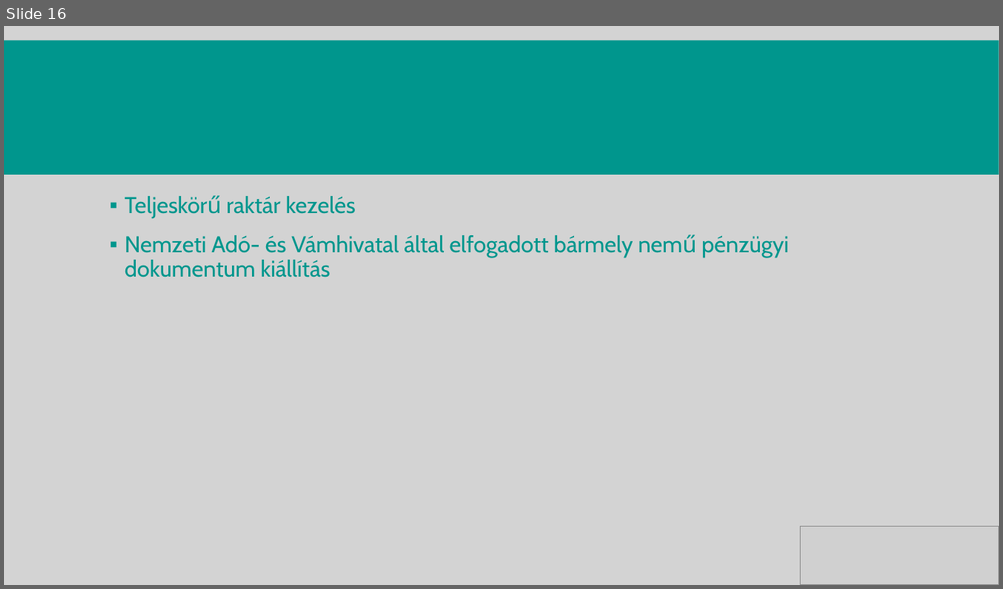
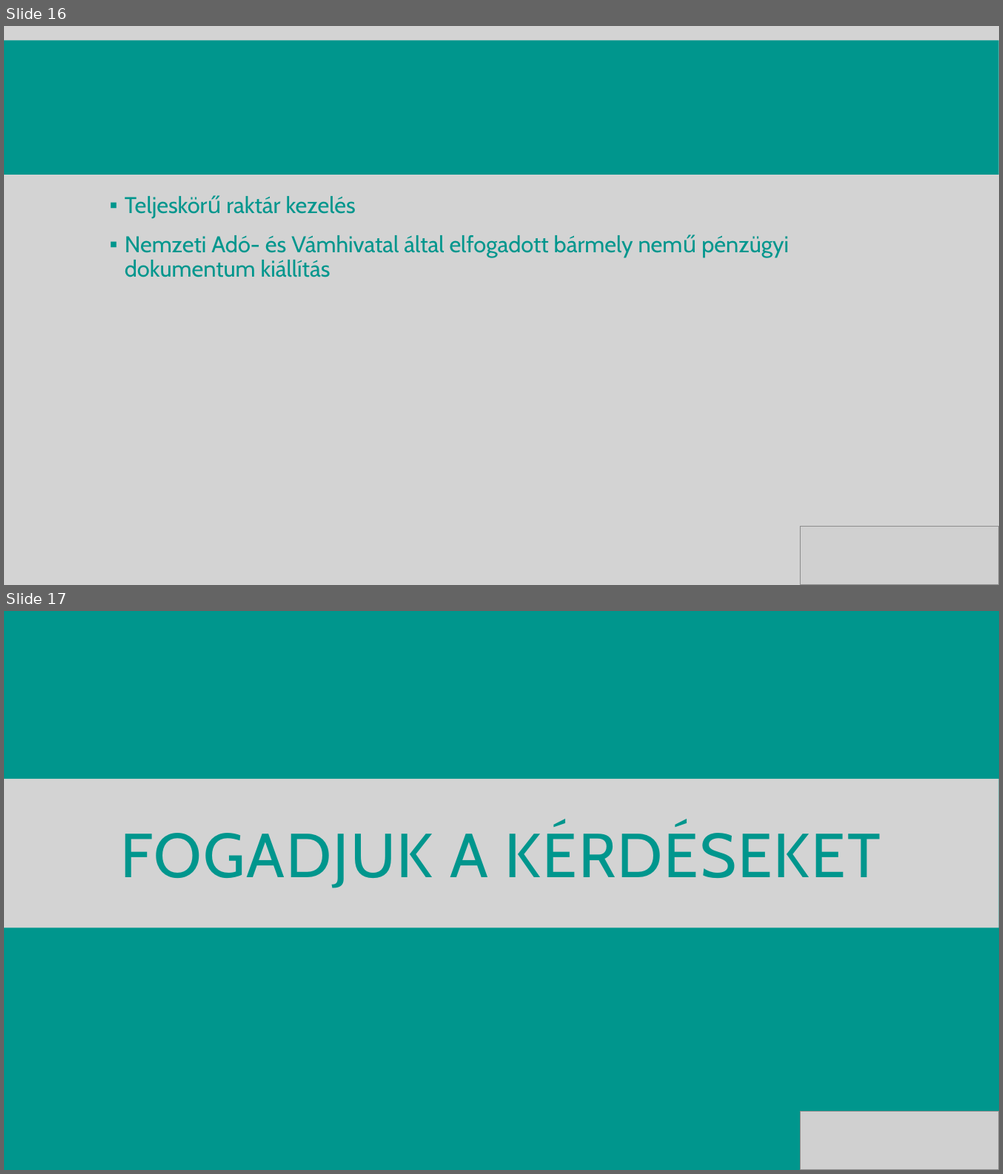
Before and after one commit to Decse1/13_S1_7_vizsgaremek, a slide deck: szerkesztendo_dokumentumok/prezentacio_REKA.pptx. Shown one above the other, each under a label of ours: slide 16 before the commit, slides 16 and 17 after it. The pictures are 1003x589 and 1003x1174 pixels, drawn with LibreOffice and Linux fonts; fonts in the diff are those of the drawing; grey boxes stand for pictures. Boxes give left, top, right and bottom in pixels: in the first picture for what was removed or moved away, otherwise in the second. Text is boxed around its words. In the diff, an @@ line names an element or a change of style, - is before the commit and + after.

```diff
--- a/szerkesztendo_dokumentumok/prezentacio_REKA.pptx
+++ b/szerkesztendo_dokumentumok/prezentacio_REKA.pptx
@@ slide 17 added at (4, 611, 999, 1170), background #00968D @@
@@ rectangle added at (4, 779, 999, 928), fill #D3D3D3 @@
@@ title added at (120, 825, 880, 889), 60 pt, text #00968D @@
+FOGADJUK A KÉRDÉSEKET
@@ picture added at (800, 1112, 999, 1170) @@
```
Also in this commit, not shown: 8 slides changed, 1 other slide added, 1 slide removed.
